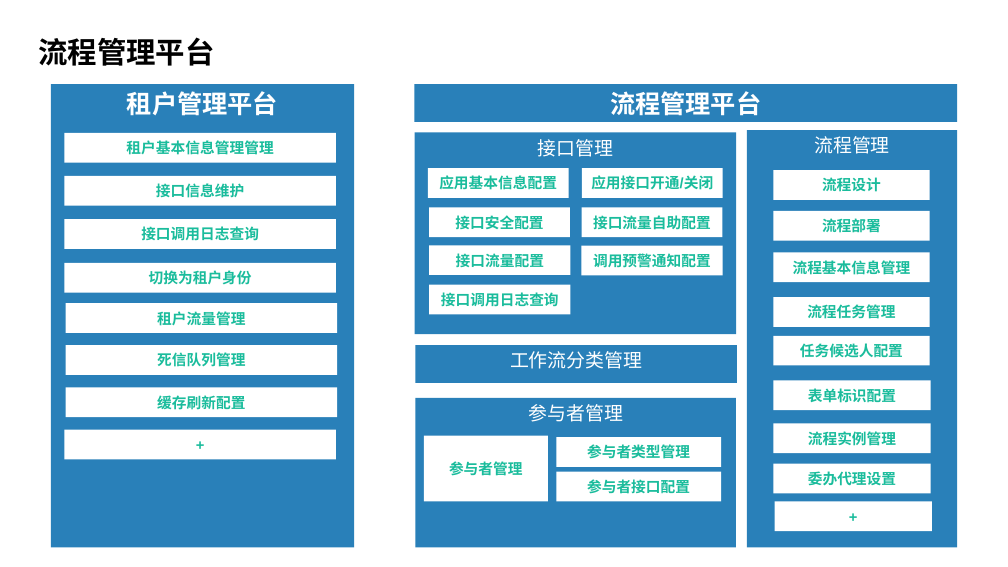
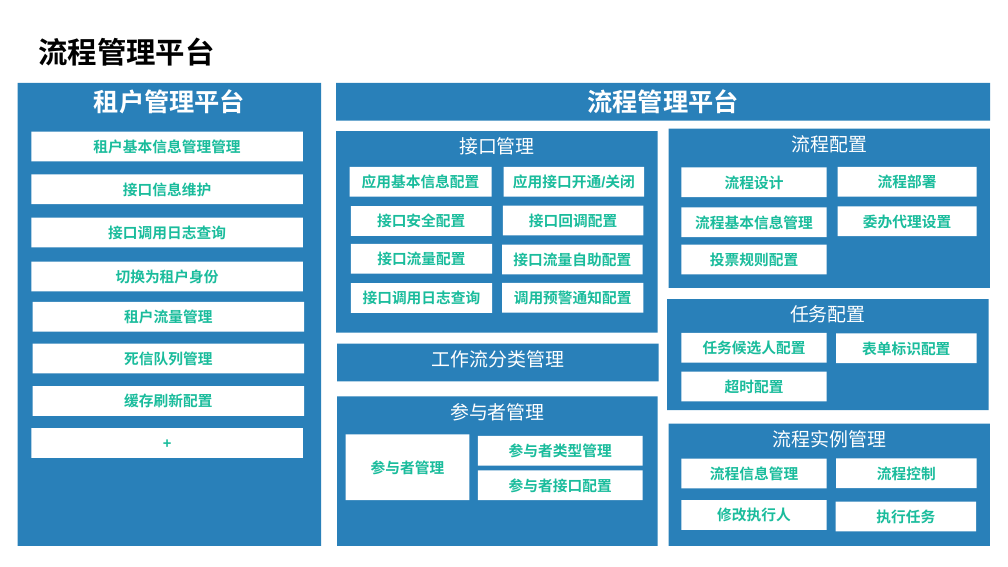
Before and after one commit to qiraosky/MyGit, a slide deck: slide 4 of paas/documents/PaaS-BPM.pptx. Drawn at 1008x567 pixels with LibreOffice and Linux fonts; fonts in the diff are those of the drawing. Boxes give left, top, right and bottom in pixels: in the first picture for what was removed or moved away, otherwise in the second. Text is boxed around its words. In the diff, an @@ line names an element or a change of style, - is before the commit and + after.

```diff
--- a/paas/documents/PaaS-BPM.pptx
+++ b/paas/documents/PaaS-BPM.pptx
@@ rectangle "流程管理平台": place and size @@
-rectangle "流程管理平台" at [414,84,957,122]
+rectangle "流程管理平台" at [337,82,991,120]
@@ rectangle "接口管理": place and size @@
-rectangle "接口管理" at [414,132,736,334]
+rectangle "接口管理" at [337,131,658,333]
@@ rectangle "流程配置": place and size @@
-rectangle "流程配置" at [747,130,957,547]
+rectangle "流程配置" at [668,129,990,288]
@@ text in rectangle at [791,135,867,153]: text changed @@
-流程管理
+流程配置
@@ rectangle "流程设计": place and size @@
-rectangle "流程设计" at [774,170,930,200]
+rectangle "流程设计" at [681,168,827,197]
@@ rectangle "流程部署": place and size @@
-rectangle "流程部署" at [774,211,930,240]
+rectangle "流程部署" at [838,167,977,197]
@@ rectangle added at [503,206,644,235], fill #FFFFFF, 14 pt, text #1ABC9C, bold @@
+接口回调配置
@@ rectangle "流程基本信息管理": place and size @@
-rectangle "流程基本信息管理" at [774,253,930,282]
+rectangle "流程基本信息管理" at [681,207,827,237]
@@ rectangle "委办代理设置": place and size @@
-rectangle "委办代理设置" at [774,464,931,493]
+rectangle "委办代理设置" at [838,206,977,236]
@@ rectangle "接口流量自助配置": place and size @@
-rectangle "接口流量自助配置" at [582,207,722,237]
+rectangle "接口流量自助配置" at [502,245,643,274]
@@ rectangle added at [681,245,827,274], fill #FFFFFF, 14 pt, text #1ABC9C, bold @@
+投票规则配置
@@ rectangle "调用预警通知配置": place and size @@
-rectangle "调用预警通知配置" at [582,246,723,275]
+rectangle "调用预警通知配置" at [502,283,644,312]
@@ rectangle added at [667,299,988,411], fill #2980B9, 18 pt, text #FFFFFF @@
+任务配置
@@ rectangle "任务候选人配置": place and size @@
-rectangle "任务候选人配置" at [774,336,930,365]
+rectangle "任务候选人配置" at [681,333,827,362]
@@ rectangle "表单标识配置": place and size @@
-rectangle "表单标识配置" at [774,380,931,410]
+rectangle "表单标识配置" at [836,333,977,363]
@@ rectangle added at [681,372,827,402], fill #FFFFFF, 14 pt, text #1ABC9C, bold @@
+超时配置
@@ 9 rectangles: place and size @@
-9 rectangles at [51,84,354,547]
+9 rectangles at [17,82,321,546]
@@ rectangle "流程实例管理": place and size @@
-rectangle "流程实例管理" at [774,297,930,327]
+rectangle "流程实例管理" at [668,423,990,546]
@@ rectangle "流程实例管理" at [668,423,990,546]: vertical alignment middle to top; fill #FFFFFF to #2980B9 @@
@@ text in rectangle at [773,430,886,448]: text changed; size 14 to 18 pt; font Arial to Noto Sans CJK SC; text colour #1ABC9C to #FFFFFF; bold off @@
-流程任务管理
+流程实例管理
@@ 10 rectangles: place and size @@
-10 rectangles at [416,168,737,547]
+10 rectangles at [337,167,659,546]
@@ rectangle "流程信息管理": place and size @@
-rectangle "流程信息管理" at [774,423,931,453]
+rectangle "流程信息管理" at [681,459,827,488]
@@ text in rectangle at [710,464,798,483]: text changed @@
-流程实例管理
+流程信息管理
@@ rectangle "流程控制": place and size @@
-rectangle "流程控制" at [775,501,932,531]
+rectangle "流程控制" at [836,458,977,488]
@@ text in rectangle at [877,466,936,480]: text changed @@
-+
+流程控制
@@ rectangle added at [681,500,827,529], fill #FFFFFF, 14 pt, text #1ABC9C, bold @@
+修改执行人
@@ rectangle added at [836,501,976,531], fill #FFFFFF, 14 pt, text #1ABC9C, bold @@
+执行任务
```
Also in this commit, not shown: 1 other slide changed.
